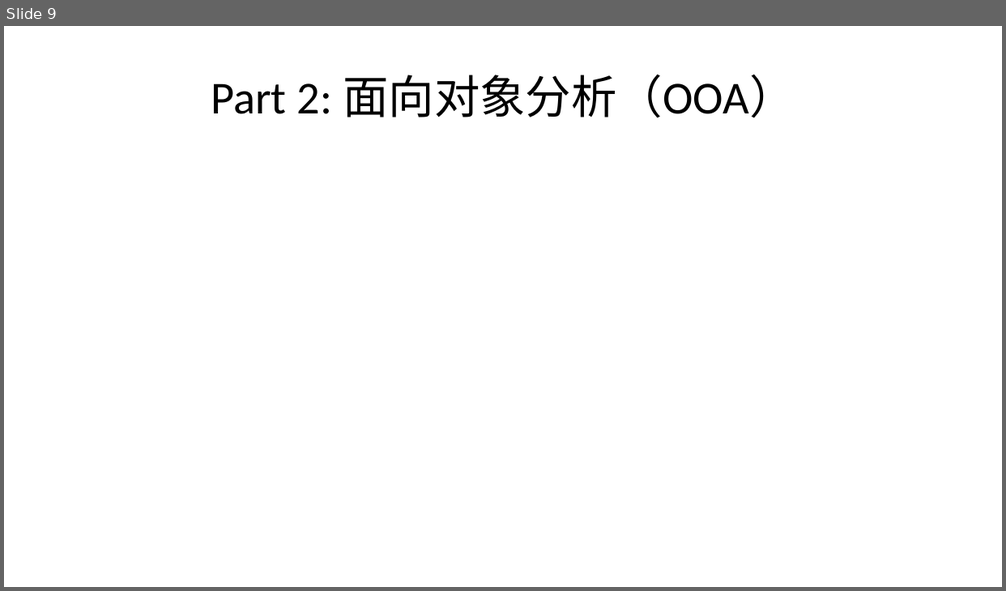
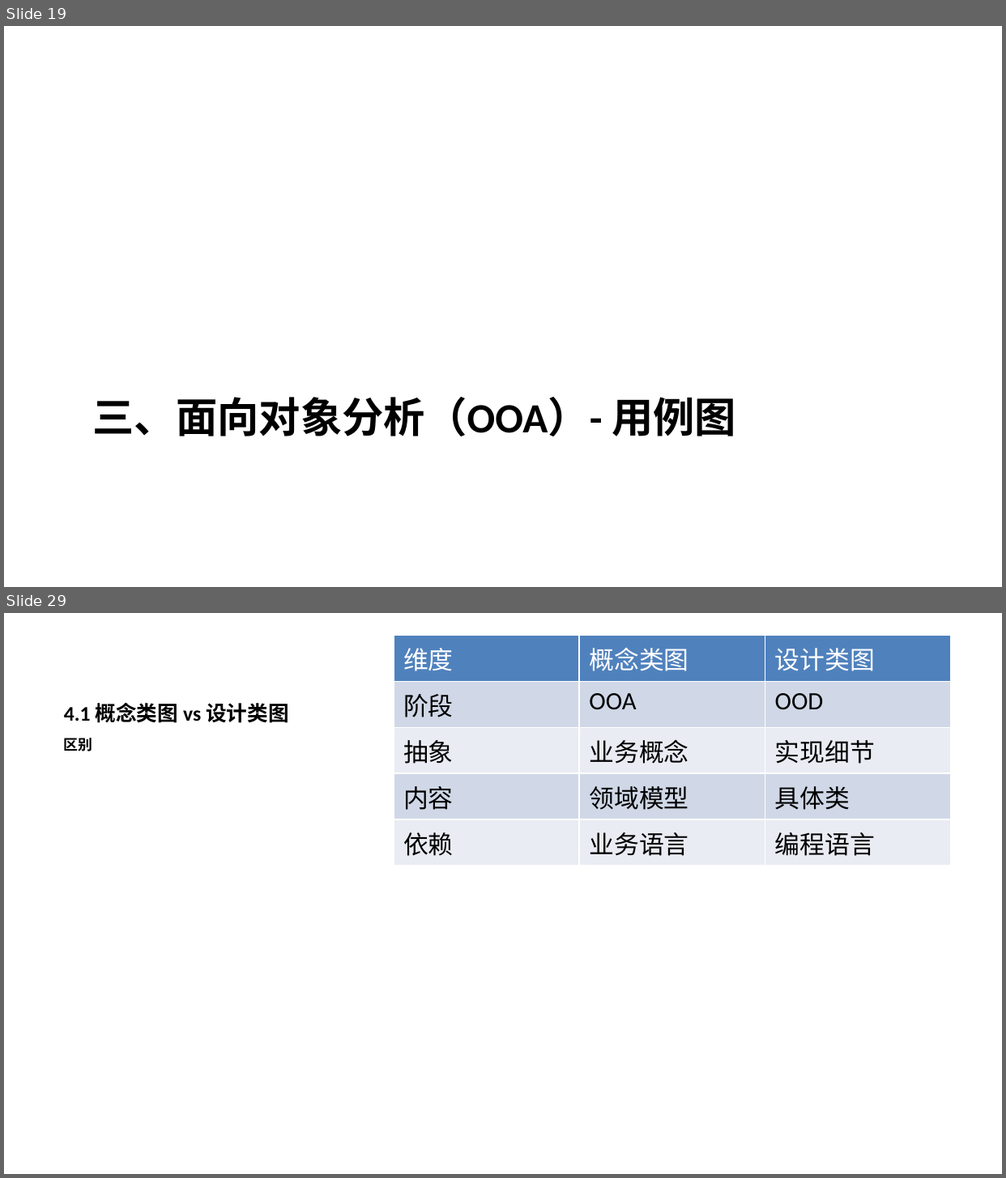
Before and after one commit to yinglichina8848/sqlrustgo-public, a slide deck: docs/教学计划/PPT/第3讲-面向对象分析设计与实现.pptx. Shown one above the other, each under a label of ours: slide 9 before the commit, slides 19 and 29 after it; the slides between them are not shown. The pictures are 1006x591 and 1006x1178 pixels, drawn with LibreOffice and Linux fonts; fonts in the diff are those of the drawing. Boxes give left, top, right and bottom in pixels: in the first picture for what was removed or moved away, otherwise in the second. Text is boxed around its words. In the diff, an @@ line names an element or a change of style, - is before the commit and + after.

Commit message:
docs: 重新组织第3讲PPT结构 - OOA用用例图→概念类图

```diff
--- a/docs/教学计划/PPT/第3讲-面向对象分析设计与实现.pptx
+++ b/docs/教学计划/PPT/第3讲-面向对象分析设计与实现.pptx
@@ slide 29 added at [4, 613, 1002, 1174], background #FFFFFF @@
@@ table added at [393, 635, 950, 1113], 5 rows, 3 columns @@
+维度 | 概念类图 | 设计类图
+阶段 | OOA | OOD
+抽象 | 业务概念 | 实现细节
+内容 | 领域模型 | 具体类
+依赖 | 业务语言 | 编程语言
@@ title added at [64, 703, 289, 723], 15 pt, text #000000, bold @@
+4.1 概念类图 vs 设计类图
@@ text added at [64, 738, 93, 752], 10.5 pt, text #000000, bold @@
+区别
@@ what was slide 9 is now slide 19 @@
@@ slide 19 changed as well @@
@@ title "三、面向对象分析（OOA）- 用例图" at [93, 397, 736, 437]: vertical alignment middle to top @@
@@ title at [93, 397, 736, 437]: text changed; size 33 to 30 pt; bold on @@
-Part 2: 面向对象分析（OOA）
+三、面向对象分析（OOA）- 用例图
```
Also in this commit, not shown: 17 other slides changed, 33 other slides added, 13 slides removed.
